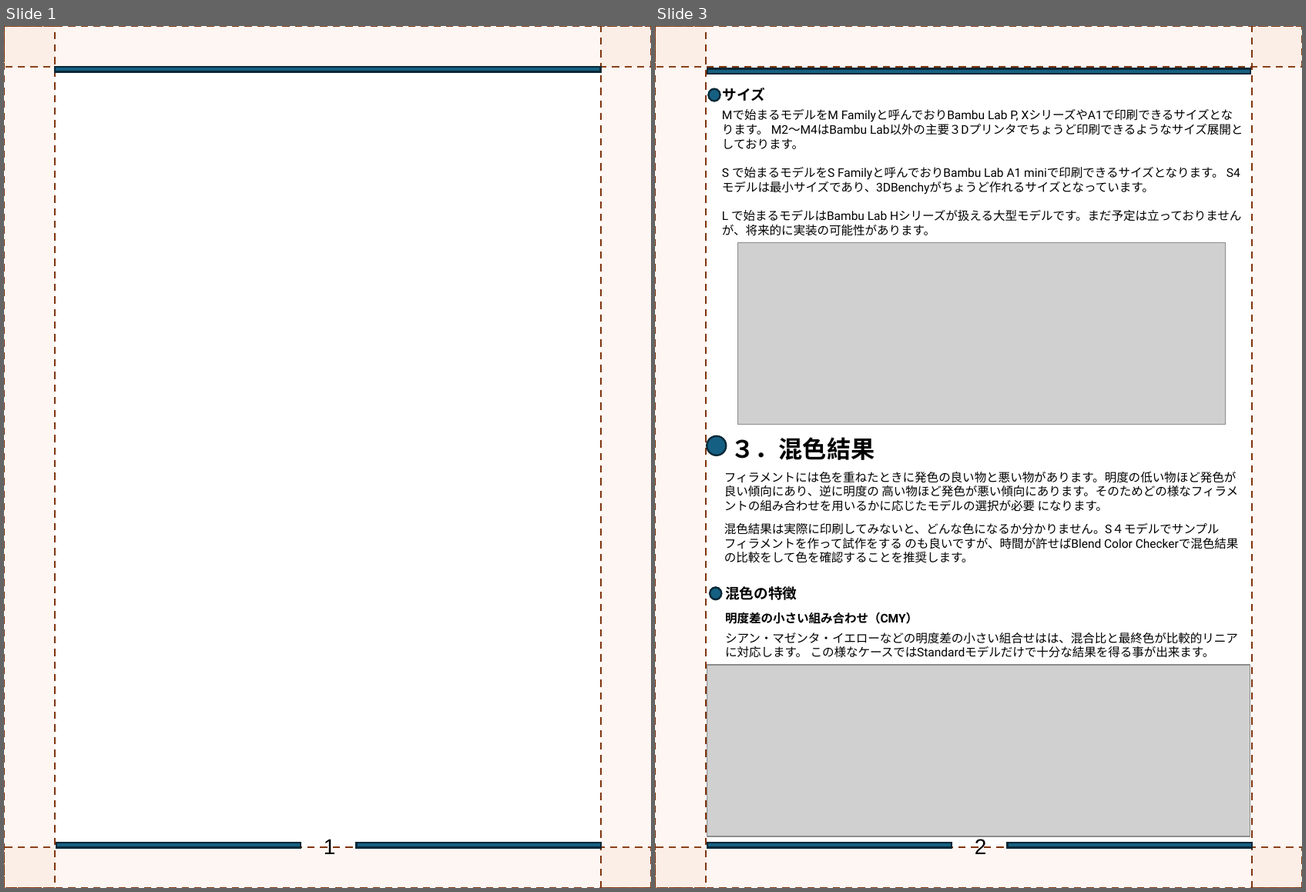
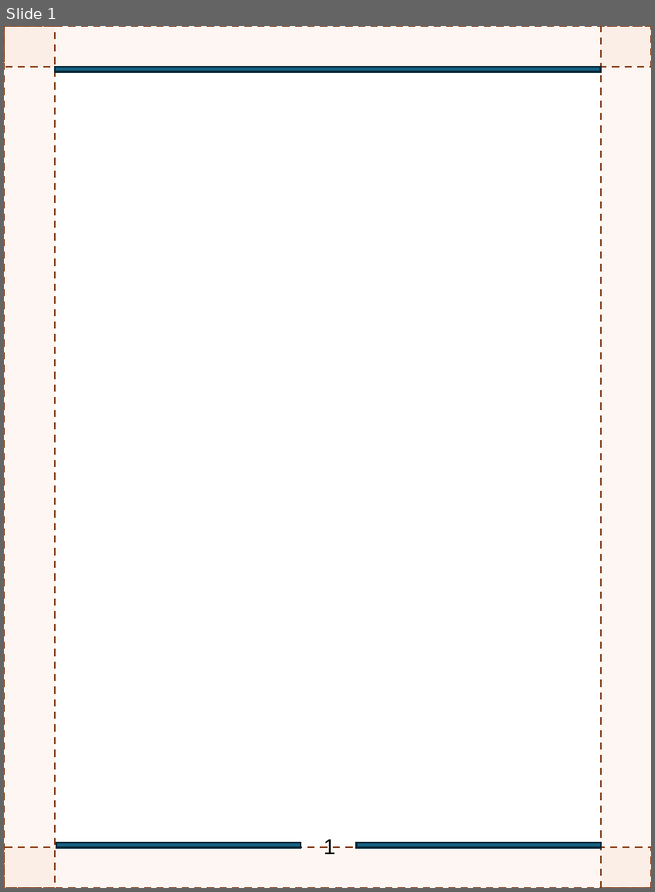
Before and after one commit to FlexChromaHQ/FlexChroma, a slide deck: Documents/Original/FlexChroma_Blend_Filament_EN.pptx. Shown side by side, each under a label of ours: slides 1 and 3 before the commit, slide 1 after it; the slides between them are not shown. The pictures are 1306x892 and 655x892 pixels, drawn with LibreOffice and Linux fonts; fonts in the diff are those of the drawing; grey boxes stand for pictures. Boxes give left, top, right and bottom in pixels: in the first picture for what was removed or moved away, otherwise in the second. Text is boxed around its words. In the diff, an @@ line names an element or a change of style, - is before the commit and + after.

```diff
--- a/Documents/Original/FlexChroma_Blend_Filament_EN.pptx
+++ b/Documents/Original/FlexChroma_Blend_Filament_EN.pptx
@@ slide 3 removed at (x1=655, y1=26, x2=1302, y2=888), background #FFFFFF @@
@@ rectangle removed at (x1=657, y1=27, x2=1302, y2=888) @@
@@ group removed at (x1=655, y1=26, x2=1302, y2=888): 4 rectangles @@
@@ rectangle removed at (x1=707, y1=68, x2=1251, y2=74) @@
@@ ellipse removed at (x1=708, y1=89, x2=720, y2=101) @@
@@ text removed at (x1=723, y1=88, x2=765, y2=101) @@
-サイズ
@@ text removed at (x1=722, y1=109, x2=1241, y2=236) @@
-Mで始まるモデルをM Familyと呼んでおりBambu Lab P, XシリーズやA1で印刷できるサイズとなります。 M2～M4はBambu Lab以外の主要３Dプリンタでちょうど印刷できるようなサイズ展開としております。
-S で始まるモデルをS Familyと呼んでおりBambu Lab A1 miniで印刷できるサイズとなります。 S4 モデルは最小サイズであり、3DBenchyがちょうど作れるサイズとなっています。
-L で始まるモデルはBambu Lab Hシリーズが扱える大型モデルです。まだ予定は立っておりませんが、将来的に実装の可能性があります。
@@ picture removed at (x1=738, y1=243, x2=1225, y2=424) @@
@@ ellipse removed at (x1=707, y1=436, x2=726, y2=456) @@
@@ text removed at (x1=731, y1=437, x2=875, y2=460) @@
-３．混色結果
@@ text removed at (x1=724, y1=472, x2=1238, y2=563) @@
-フィラメントには色を重ねたときに発色の良い物と悪い物があります。明度の低い物ほど発色が良い傾向にあり、逆に明度の 高い物ほど発色が悪い傾向にあります。そのためどの様なフィラメントの組み合わせを用いるかに応じたモデルの選択が必要 になります。
-混色結果は実際に印刷してみないと、どんな色になるか分かりません。S４モデルでサンプルフィラメントを作って試作をする のも良いですが、時間が許せばBlend Color Checkerで混色結果の比較をして色を確認することを推奨します。
@@ ellipse removed at (x1=710, y1=587, x2=721, y2=600) @@
@@ text removed at (x1=725, y1=587, x2=1238, y2=658) @@
-混色の特徴
-明度差の小さい組み合わせ（CMY）
-シアン・マゼンタ・イエローなどの明度差の小さい組合せはは、混合比と最終色が比較的リニアに対応します。 この様なケースではStandardモデルだけで十分な結果を得る事が出来ます。
@@ picture removed at (x1=707, y1=665, x2=1250, y2=837) @@
@@ rectangle removed at (x1=707, y1=843, x2=951, y2=848) @@
@@ text removed at (x1=975, y1=839, x2=987, y2=855) @@
-2
@@ rectangle removed at (x1=1007, y1=843, x2=1251, y2=848) @@
```
Also in this commit, not shown: 5 slides changed, 7 slides added, 6 other slides removed, 3 other files.
